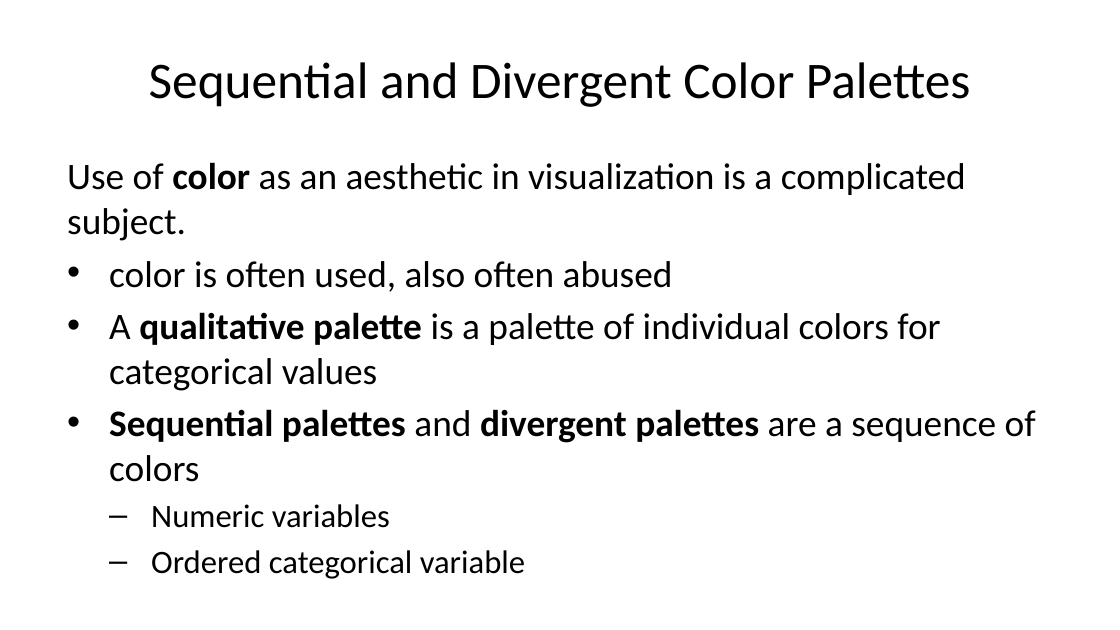
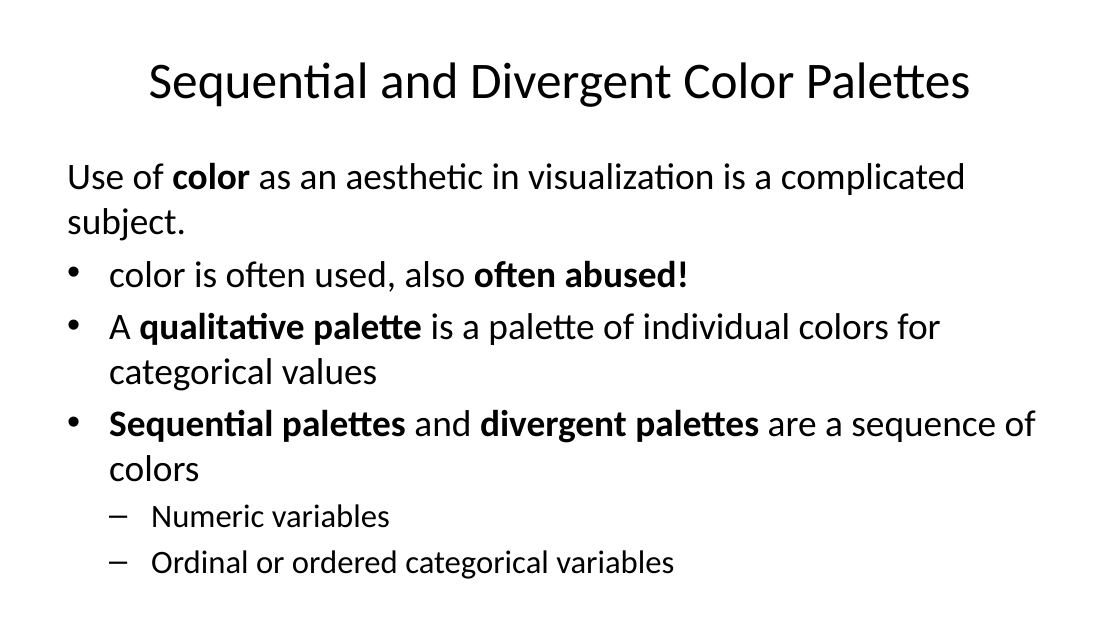
Before and after one commit to StephenElston/CSCI-E-83, a slide deck: slide 29 of LectureSlides/01_PreceptionForScientificVisualization.pptx (slide 28 before the commit). Drawn at 1120x630 pixels with LibreOffice and Linux fonts; fonts in the diff are those of the drawing. Boxes give left, top, right and bottom in pixels: in the first picture for what was removed or moved away, otherwise in the second. Text is boxed around its words. In the diff, an @@ line names an element or a change of style, - is before the commit and + after.

```diff
--- a/LectureSlides/01_PreceptionForScientificVisualization.pptx
+++ b/LectureSlides/01_PreceptionForScientificVisualization.pptx
@@ text at <box>109,260,689,292</box>: text changed @@
-• color is often used, also often abused
+• color is often used, also often abused!
@@ text at <box>151,550,674,579</box>: text changed @@
-  – Ordered categorical variable
+  – Ordinal or ordered categorical variables
```
Also in this commit, not shown: 29 other slides changed, 4 slides added, 2 slides removed.
